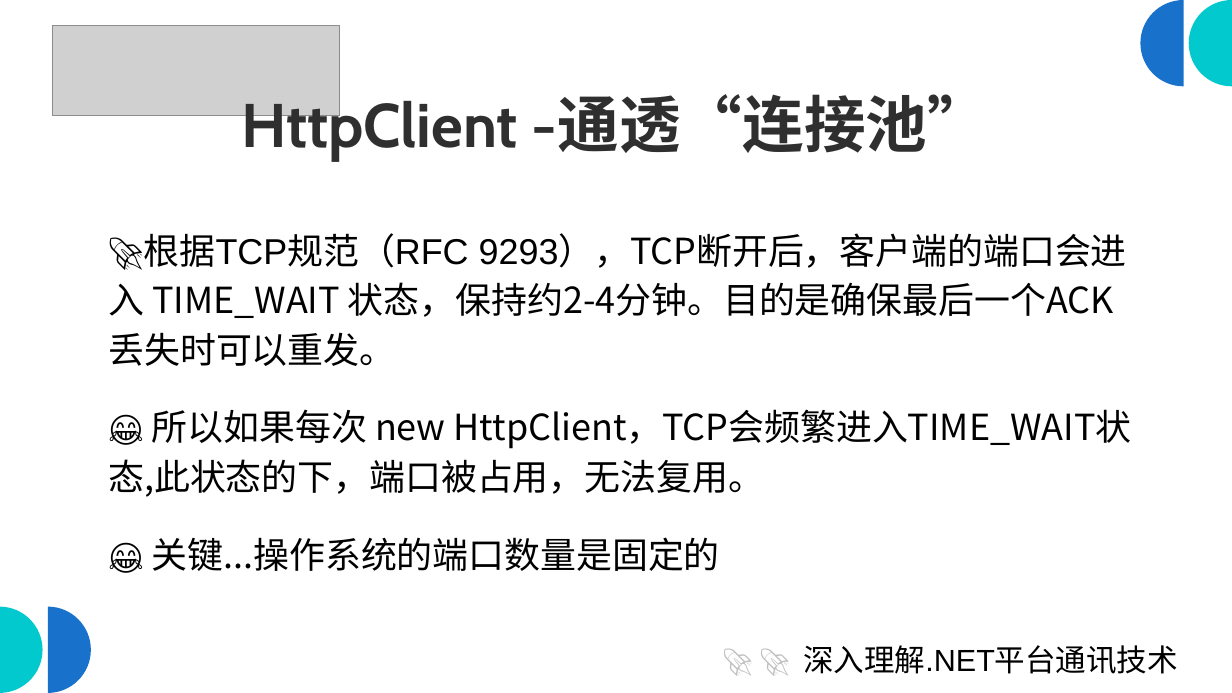
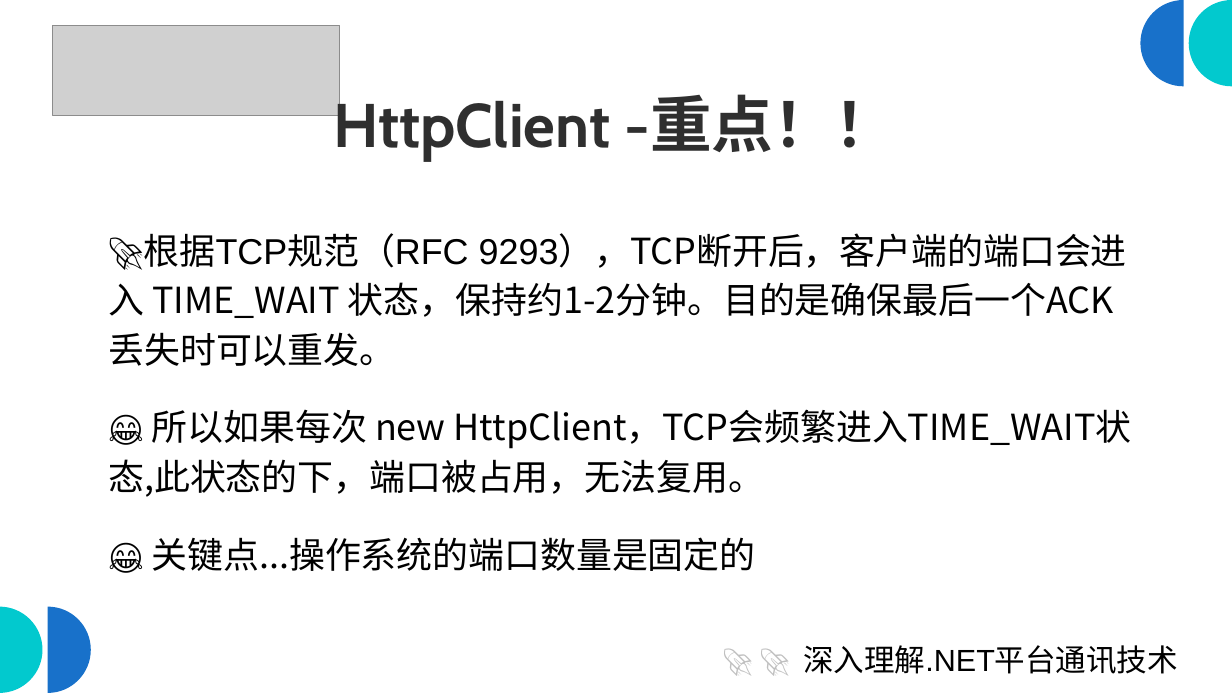
Before and after one commit to scottfly189/dotnet_net_course, a slide deck: slide 40 of src/1.HttpClientDemo/HttpClient_IHttpClientFactory_Polly.odp. Drawn at 1232x693 pixels with LibreOffice and Linux fonts; fonts in the diff are those of the drawing; grey boxes stand for pictures. Boxes give left, top, right and bottom in pixels: in the first picture for what was removed or moved away, otherwise in the second. Text is boxed around its words. In the diff, an @@ line names an element or a change of style, - is before the commit and + after.

```diff
--- a/src/1.HttpClientDemo/HttpClient_IHttpClientFactory_Polly.odp
+++ b/src/1.HttpClientDemo/HttpClient_IHttpClientFactory_Polly.odp
@@ title at [334,95,896,161]: text changed @@
-HttpClient -通透“连接池”
+HttpClient -重点！！
@@ text at [108,233,1127,366]: text changed @@
-🚀根据TCP规范（RFC 9293），TCP断开后，客户端的端口会进入 TIME_WAIT 状态，保持约2-4分钟。目的是确保最后一个ACK丢失时可以重发。
+🚀根据TCP规范（RFC 9293），TCP断开后，客户端的端口会进入 TIME_WAIT 状态，保持约1-2分钟。目的是确保最后一个ACK丢失时可以重发。
@@ text at [152,537,755,571]: text changed @@
-😂 关键...操作系统的端口数量是固定的
+😂 关键点...操作系统的端口数量是固定的
```
Also in this commit, not shown: 15 other slides changed, 1 slide added, 1 slide removed, 18 other files.
